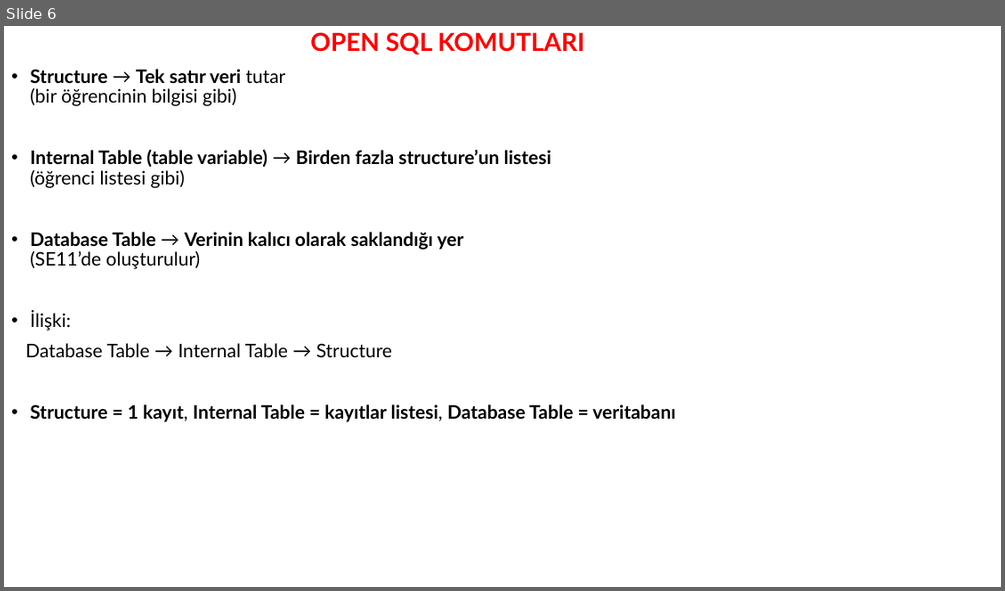
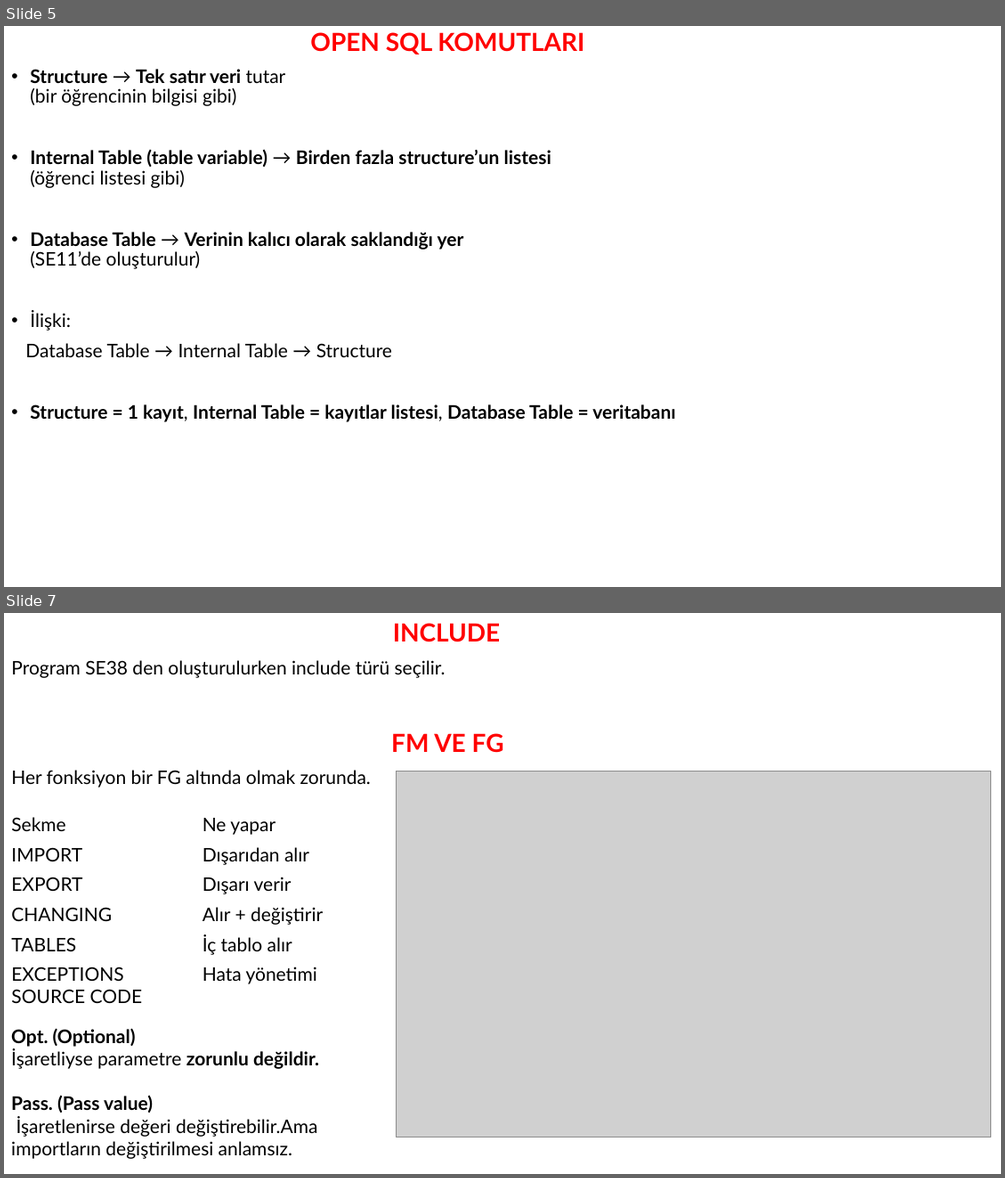
Before and after one commit to zeynepgltn/SAP-ABAP, a slide deck: Tanımlar.pptx. Shown one above the other, each under a label of ours: slide 6 before the commit, slides 5 and 7 after it; the slides between them are not shown. The pictures are 1005x591 and 1005x1178 pixels, drawn with LibreOffice and Linux fonts; fonts in the diff are those of the drawing; grey boxes stand for pictures. Boxes give left, top, right and bottom in pixels: in the first picture for what was removed or moved away, otherwise in the second. Text is boxed around its words. In the diff, an @@ line names an element or a change of style, - is before the commit and + after.

Commit message:
Add samples, fix ABAP includes and messages
Rename function modules to .abap, fix corrupted Turkish characters in messages, and update function logic/messages. Add new sample reports: PRATİK login (ZLOGIN.abap) and rewritten ZPRATIK03.abap with proper zero-division checks and clearer form usage. Replace legacy include with TEMEL/ZINCLUDE.abap (adds shared forms) and update TEMEL/ZEVENT.abap to call the new forms. Remove old legacy files and update binary docs/presentations (Kodlar.docx, Tanımlar.pptx). Overall: cleanup, encoding fixes, and new/clarified sample code.

```diff
--- a/Tanımlar.pptx
+++ b/Tanımlar.pptx
@@ slide 7 added at (x1=4, y1=613, x2=1001, y2=1174), background #FFFFFF @@
@@ text added at (x1=11, y1=623, x2=504, y2=787), 18 pt, text #000000 @@
+INCLUDE
+Program SE38 den oluşturulurken include türü seçilir.
+FM VE FG
+Her fonksiyon bir FG altında olmak zorunda.
@@ picture added at (x1=396, y1=771, x2=991, y2=1137) @@
@@ table added at (x1=4, y1=810, x2=386, y2=1012), 6 rows, 2 columns @@
+Sekme | Ne yapar
+IMPORT | Dışarıdan alır
+EXPORT | Dışarı verir
+CHANGING | Alır + değiştirir
+TABLES | İç tablo alır
+EXCEPTIONS / SOURCE CODE | Hata yönetimi
@@ text added at (x1=11, y1=1028, x2=319, y2=1159), 18 pt, text #000000 @@
+Opt. (Optional)
+İşaretliyse parametre zorunlu değildir.
+Pass. (Pass value)
+İşaretlenirse değeri değiştirebilir.Ama importların değiştirilmesi anlamsız.
@@ what was slide 6 is now slide 5 @@
```
Also in this commit, not shown: 2 slides changed, 4 other slides added, 9 other files.
